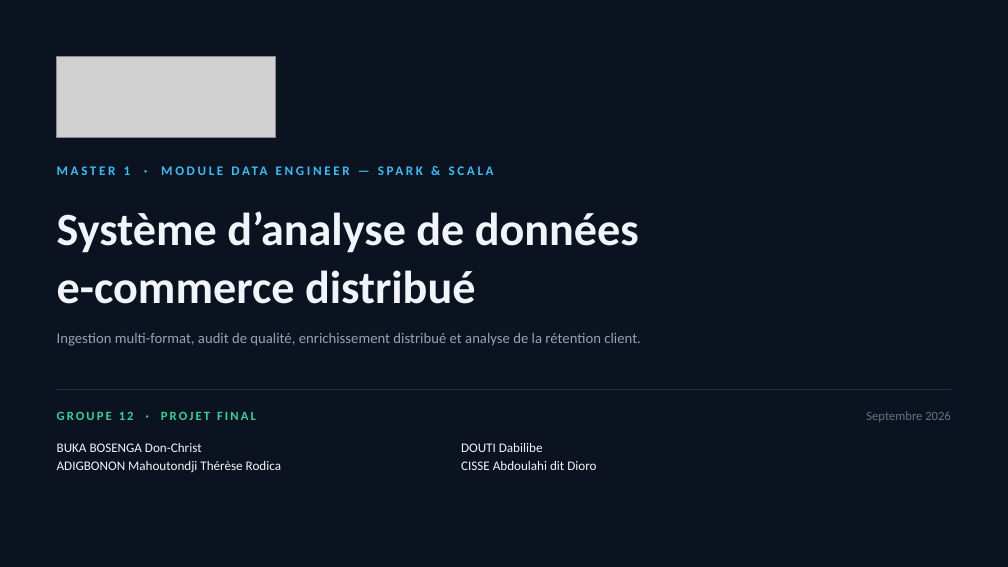
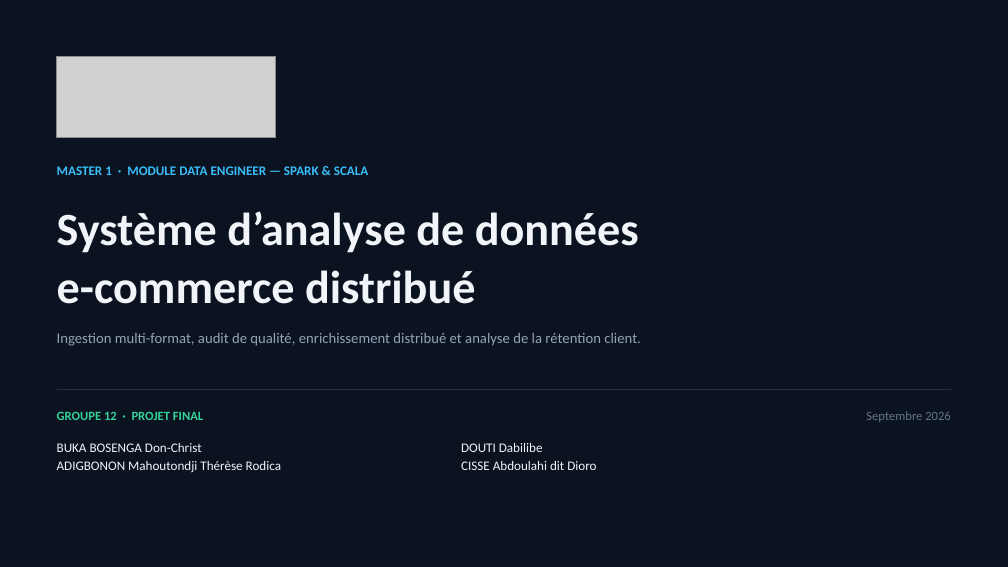
Before and after one commit to DonBos27/groupe12-ecommerce-analytics, a slide deck: slide 1 of Soutenance_Groupe12.pptx. Drawn at 1008x567 pixels with LibreOffice and Linux fonts; fonts in the diff are those of the drawing; grey boxes stand for pictures. Boxes give left, top, right and bottom in pixels: in the first picture for what was removed or moved away, otherwise in the second. Text is boxed around its words. In the diff, an @@ line names an element or a change of style, - is before the commit and + after.

```diff
--- a/Soutenance_Groupe12.pptx
+++ b/Soutenance_Groupe12.pptx
@@ text "MASTER 1 · MODULE DATA ..." at (x1=57, y1=166, x2=369, y2=175): letter spacing 2.5 to 0 pt @@
@@ text "GROUPE 12 · PROJET FINAL" at (x1=57, y1=411, x2=203, y2=420): letter spacing 2 to 0 pt @@
```
Also in this commit, not shown: 5 other slides changed.
